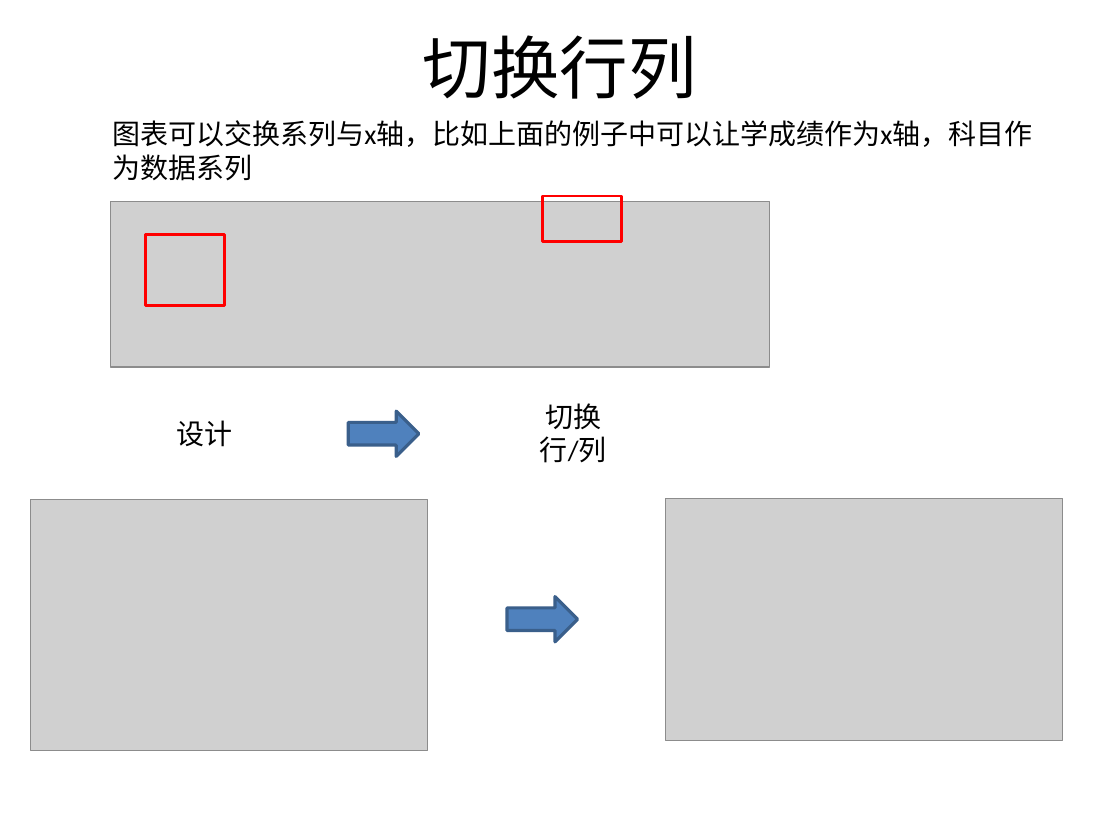
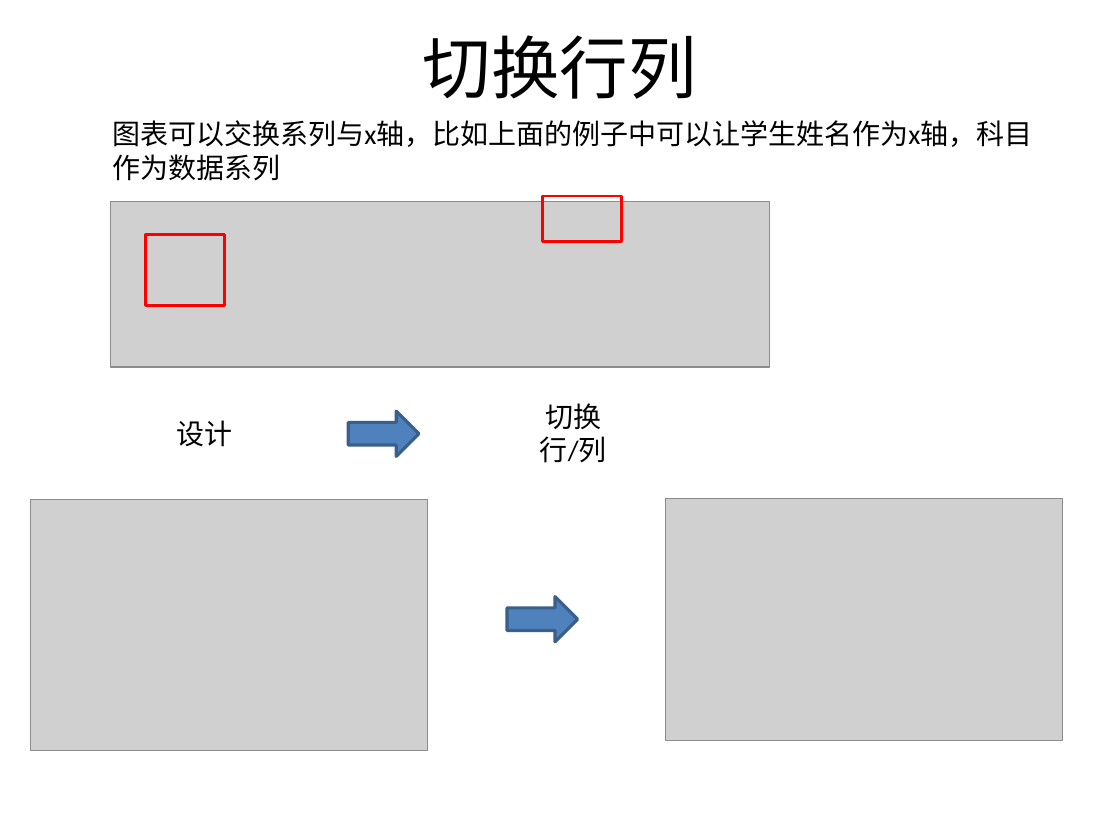
Before and after one commit to sans123wx/class, a slide deck: slide 12 of 第4章excel/图表/图表.pptx (slide 14 before the commit). Drawn at 1120x840 pixels with LibreOffice and Linux fonts; fonts in the diff are those of the drawing; grey boxes stand for pictures. Boxes give left, top, right and bottom in pixels: in the first picture for what was removed or moved away, otherwise in the second. Text is boxed around its words. In the diff, an @@ line names an element or a change of style, - is before the commit and + after.

```diff
--- a/第4章excel/图表/图表.pptx
+++ b/第4章excel/图表/图表.pptx
@@ text at <box>112,120,1032,181</box>: text changed @@
-图表可以交换系列与x轴，比如上面的例子中可以让学成绩作为x轴，科目作为数据系列
+图表可以交换系列与x轴，比如上面的例子中可以让学生姓名作为x轴，科目作为数据系列
```
Also in this commit, not shown: 2 other slides changed, 4 other files.
